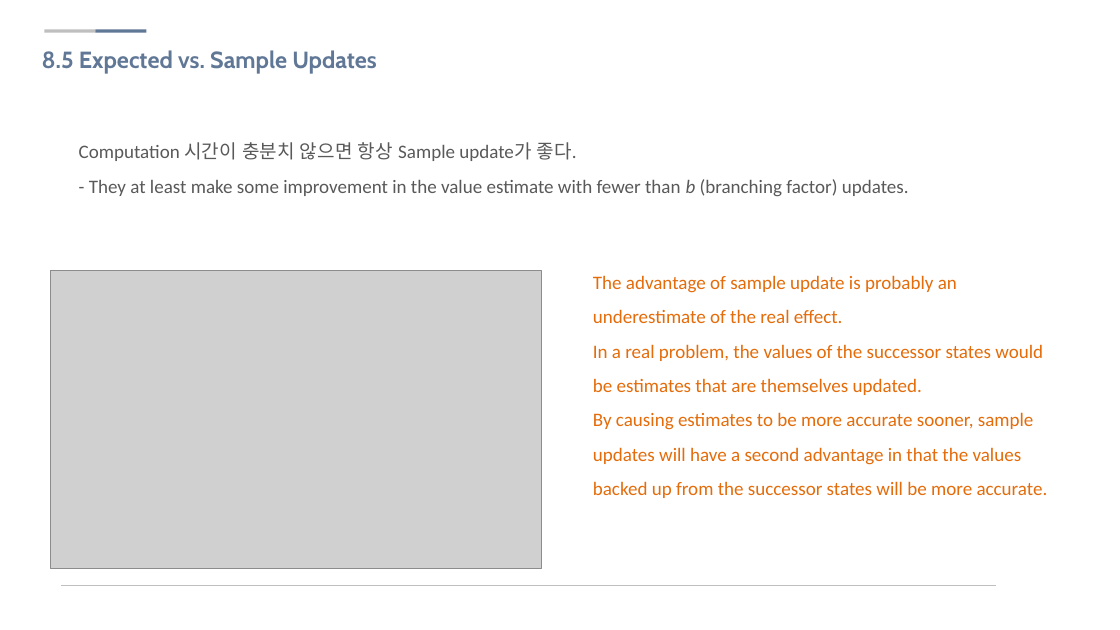
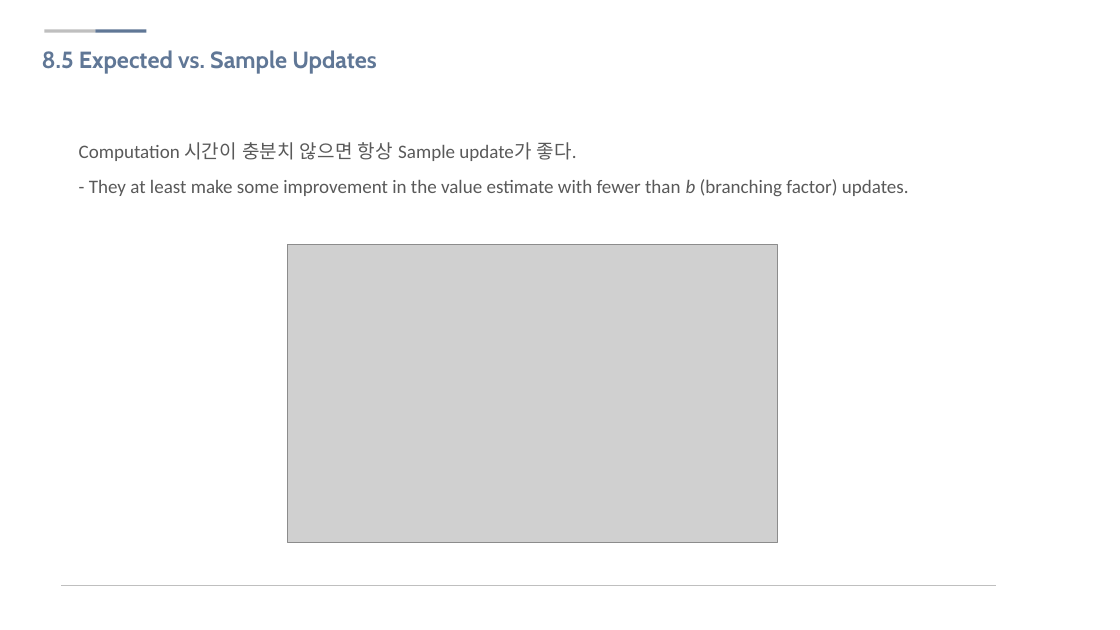
Before and after one commit to sjsong08/IDEALab_study, a slide deck: slide 16 of Reinforcement Learning/RL 08.pptx. Drawn at 1120x630 pixels with LibreOffice and Linux fonts; fonts in the diff are those of the drawing; grey boxes stand for pictures; background and template pictures are left out. Boxes give left, top, right and bottom in pixels: in the first picture for what was removed or moved away, otherwise in the second. Text is boxed around its words. In the diff, an @@ line names an element or a change of style, - is before the commit and + after.

```diff
--- a/Reinforcement Learning/RL 08.pptx
+++ b/Reinforcement Learning/RL 08.pptx
@@ picture: place and size @@
-picture at [51,270,542,568]
+picture at [287,245,778,542]
@@ text removed at [593,275,1048,498] @@
-The advantage of sample update is probably an underestimate of the real effect.
-In a real problem, the values of the successor states would be estimates that are themselves updated.
-By causing estimates to be more accurate sooner, sample updates will have a second advantage in that the values backed up from the successor states will be more accurate.
```
Also in this commit, not shown: 9 other slides changed, 12 slides removed, 2 other files.
